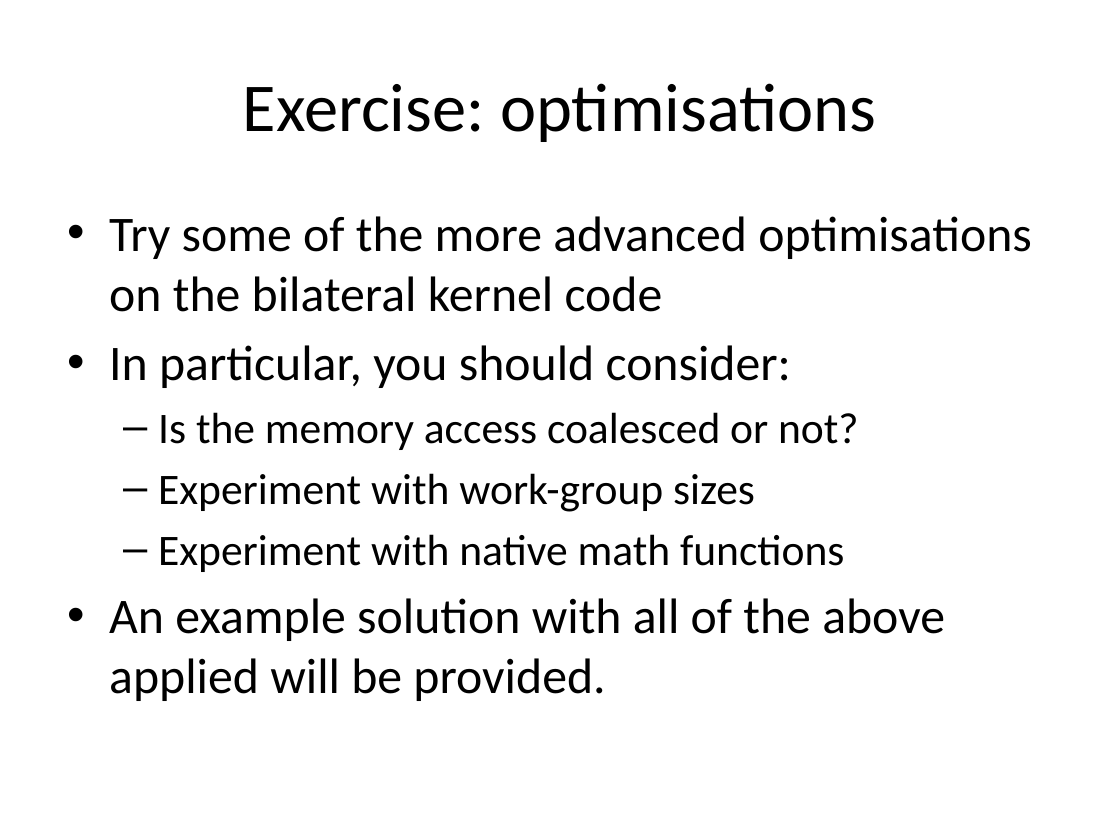
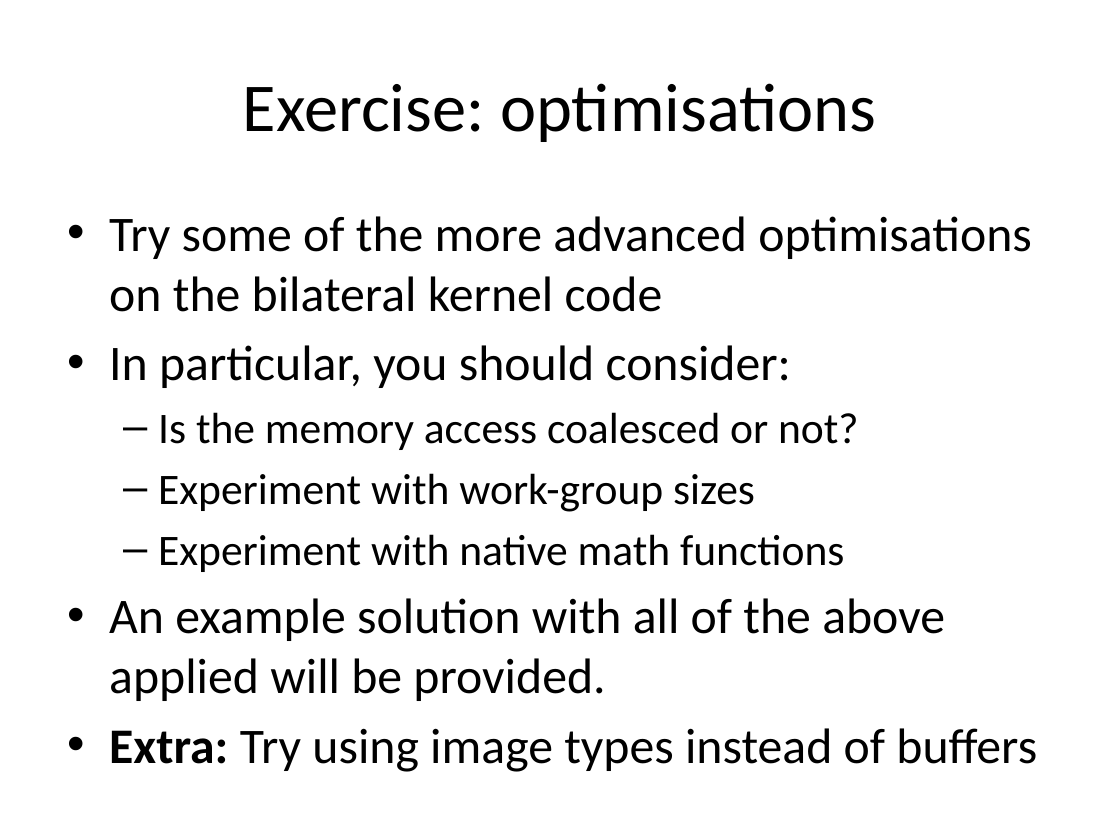
Before and after one commit to UoB-HPC/opencl-training-code, a slide deck: slide 84 of slides/advanced_part3.pptx (slide 78 before the commit). Drawn at 1120x840 pixels with LibreOffice and Linux fonts; fonts in the diff are those of the drawing. Boxes give left, top, right and bottom in pixels: in the first picture for what was removed or moved away, otherwise in the second. Text is boxed around its words. In the diff, an @@ line names an element or a change of style, - is before the commit and + after.

```diff
--- a/slides/advanced_part3.pptx
+++ b/slides/advanced_part3.pptx
@@ text at (x1=109, y1=728, x2=1037, y2=772): paragraph added @@
+• Extra: Try using image types instead of buffers
```
Also in this commit, not shown: 31 other slides changed.
